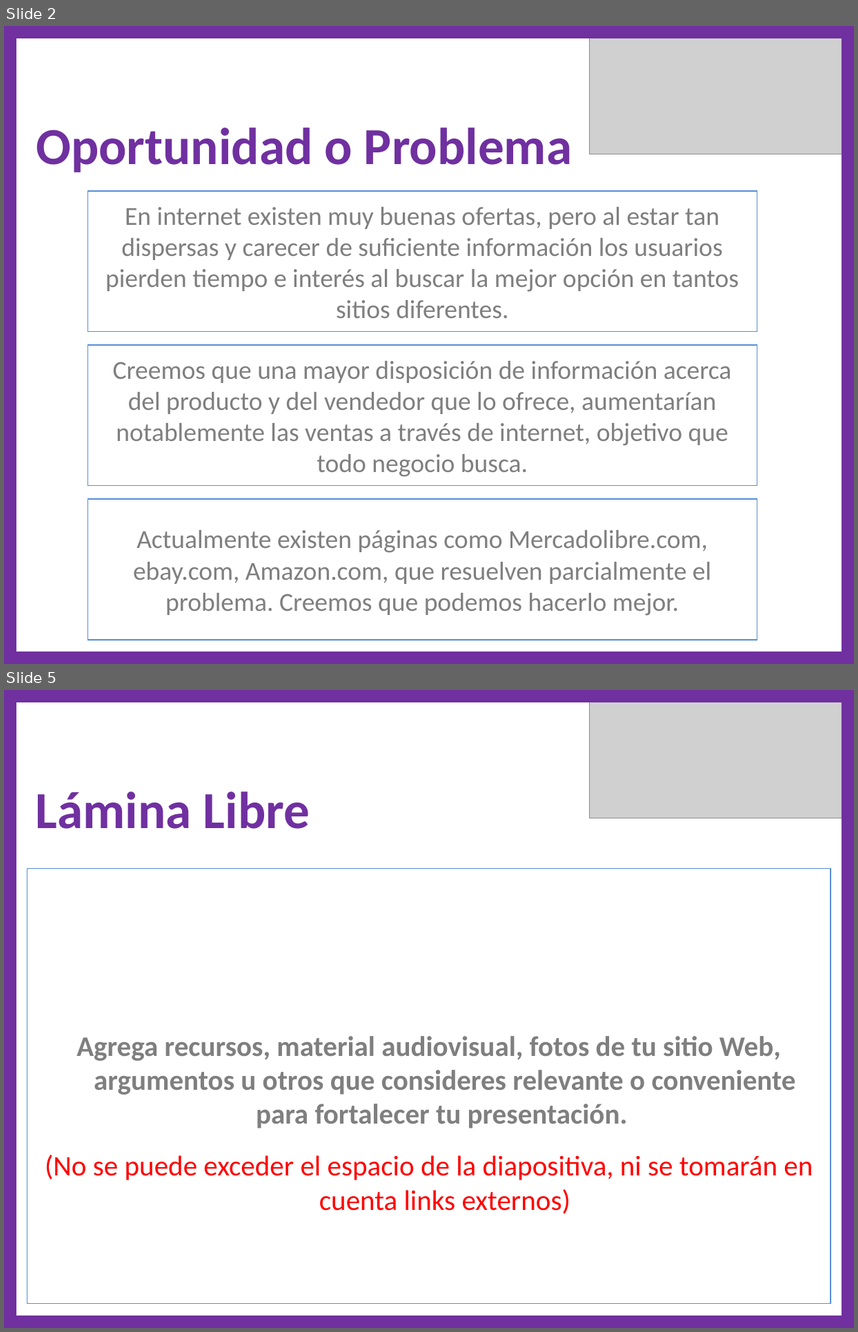
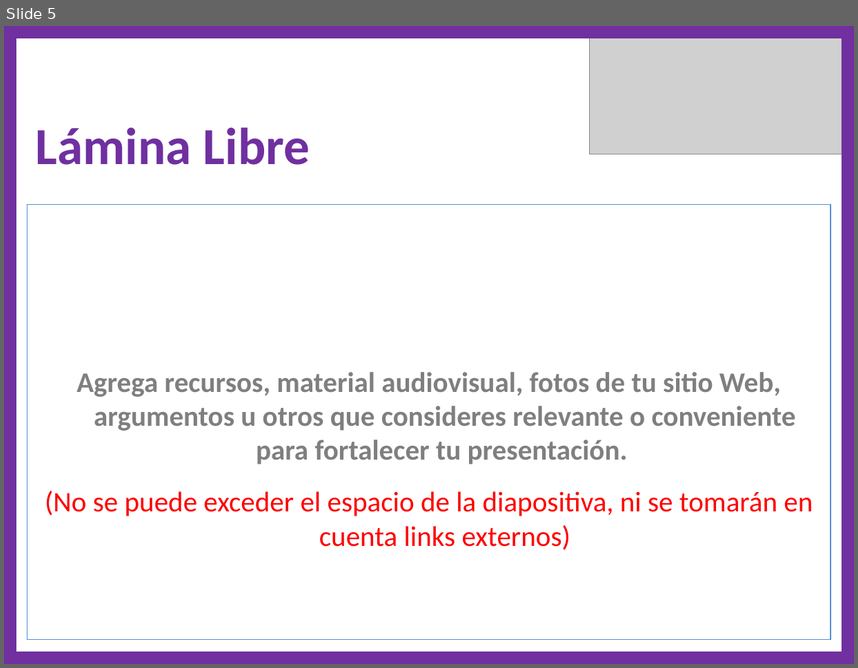
Before and after one commit to gslopez/proyectoSeba, a slide deck: InnovaChile/Postulación/Postulación 1.0.ppt. Shown one above the other, each under a label of ours: slides 2 and 5 before the commit, slide 5 after it; the slides between them are not shown. The pictures are 858x1332 and 858x668 pixels, drawn with LibreOffice and Linux fonts; fonts in the diff are those of the drawing; grey boxes stand for pictures. Boxes give left, top, right and bottom in pixels: in the first picture for what was removed or moved away, otherwise in the second. Text is boxed around its words. In the diff, an @@ line names an element or a change of style, - is before the commit and + after.

```diff
--- a/InnovaChile/Postulación/Postulación 1.0.ppt
+++ b/InnovaChile/Postulación/Postulación 1.0.ppt
@@ slide 2 removed at (4, 26, 854, 664), background #FFFFFF @@
@@ freeform shape removed at (4, 26, 854, 664) @@
@@ picture removed at (590, 26, 854, 154) @@
@@ title removed at (36, 127, 572, 172) @@
-Oportunidad o Problema
@@ rectangle removed at (87, 191, 757, 331) @@
-En internet existen muy buenas ofertas, pero al estar tan dispersas y carecer de suficiente información los usuarios pierden tiempo e interés al buscar la mejor opción en tantos sitios diferentes.
@@ rectangle removed at (87, 345, 757, 485) @@
-Creemos que una mayor disposición de información acerca del producto y del vendedor que lo ofrece, aumentarían notablemente las ventas a través de internet, objetivo que todo negocio busca.
@@ rectangle removed at (87, 499, 757, 639) @@
-Actualmente existen páginas como Mercadolibre.com, ebay.com, Amazon.com, que resuelven parcialmente el problema. Creemos que podemos hacerlo mejor.
```
Also in this commit, not shown: 2 slides changed, 2 slides added, 1 other slide removed, 2 other files.
